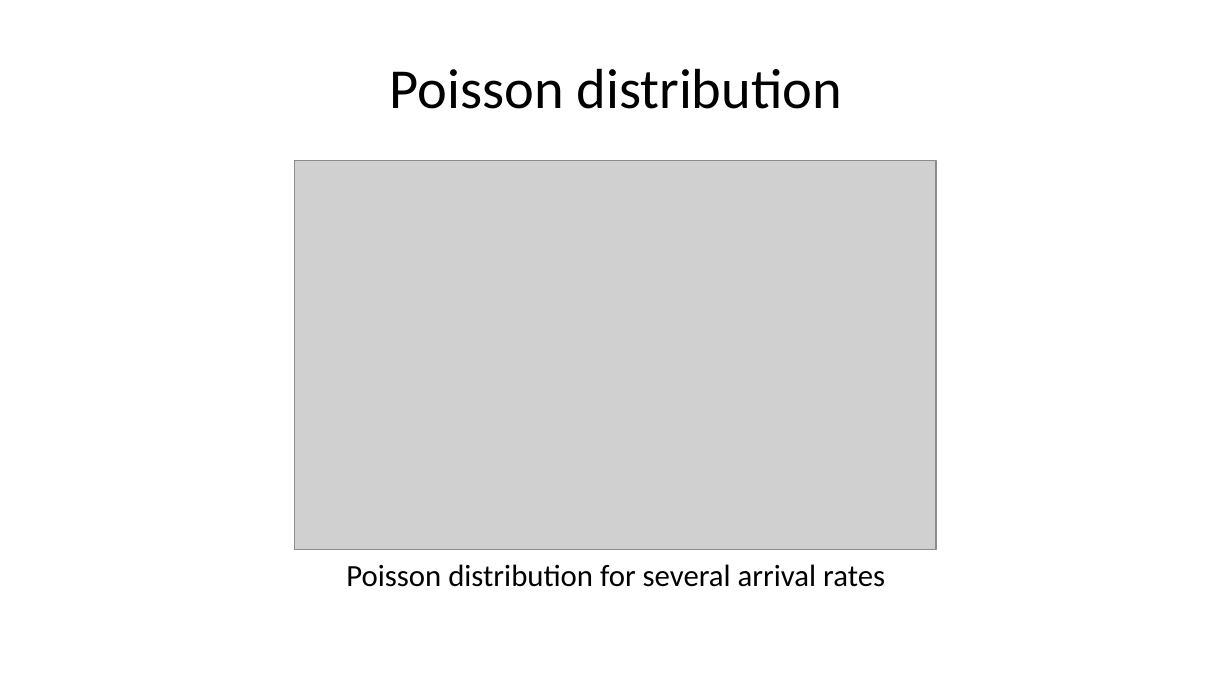
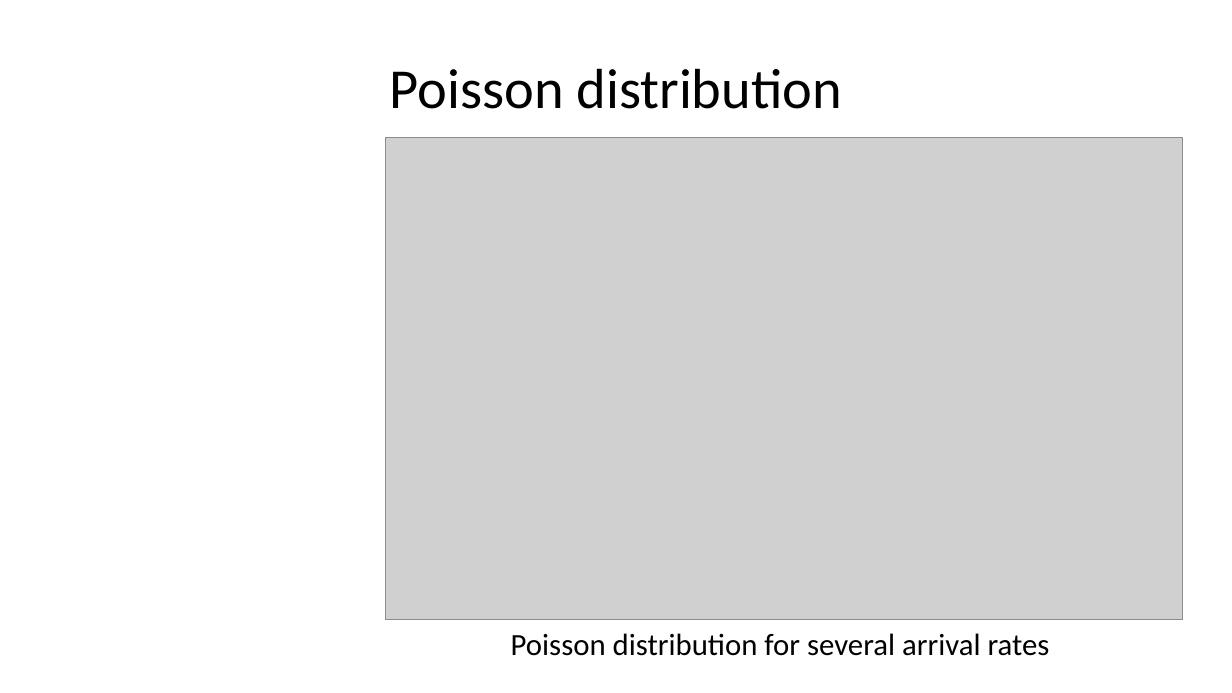
Before and after one commit to StephenElston/CSCI-E-83, a slide deck: slide 20 of LectureSlides/03a_ReviewOfProbability.pptx (slide 19 before the commit). Drawn at 1232x693 pixels with LibreOffice and Linux fonts; fonts in the diff are those of the drawing; grey boxes stand for pictures. Boxes give left, top, right and bottom in pixels: in the first picture for what was removed or moved away, otherwise in the second. Text is boxed around its words. In the diff, an @@ line names an element or a change of style, - is before the commit and + after.

```diff
--- a/LectureSlides/03a_ReviewOfProbability.pptx
+++ b/LectureSlides/03a_ReviewOfProbability.pptx
@@ picture: place and size @@
-picture at [294, 161, 936, 549]
+picture at [386, 138, 1183, 621]
@@ text "Poisson distribution for several arrival ...": place and size @@
-text "Poisson distribution for several arrival ..." at [346, 564, 885, 587]
+text "Poisson distribution for several arrival ..." at [511, 633, 1050, 656]
```
Also in this commit, not shown: 22 other slides changed, 3 slides added, 2 slides removed.
